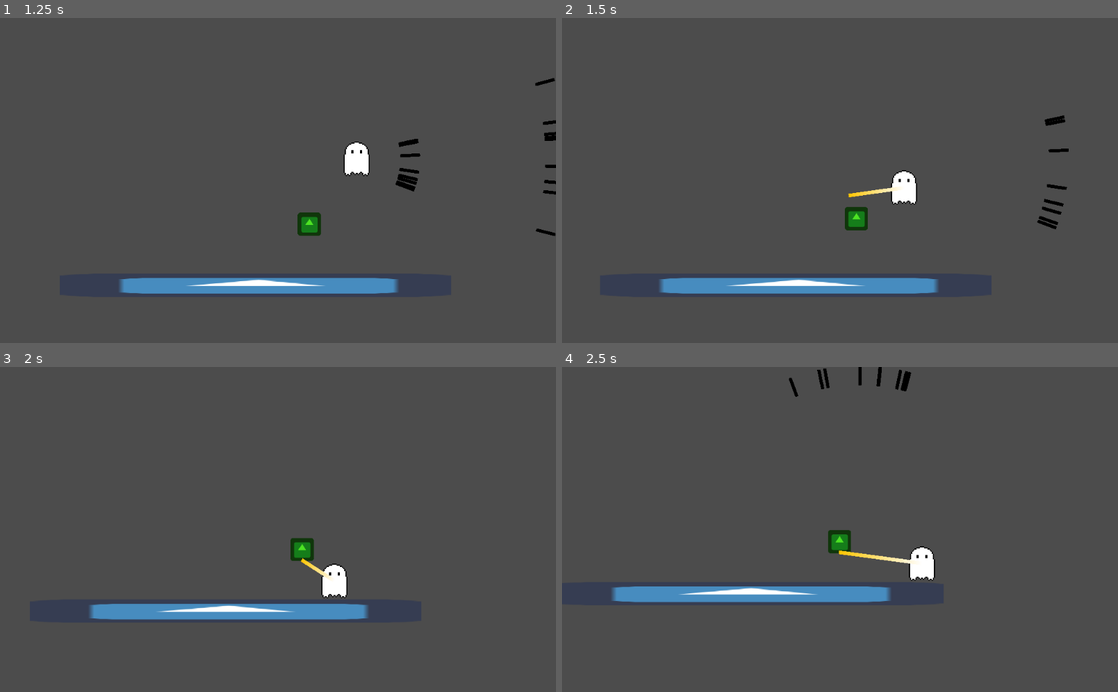
Above: before the commit, frames 1-4 (two rows, left to right).
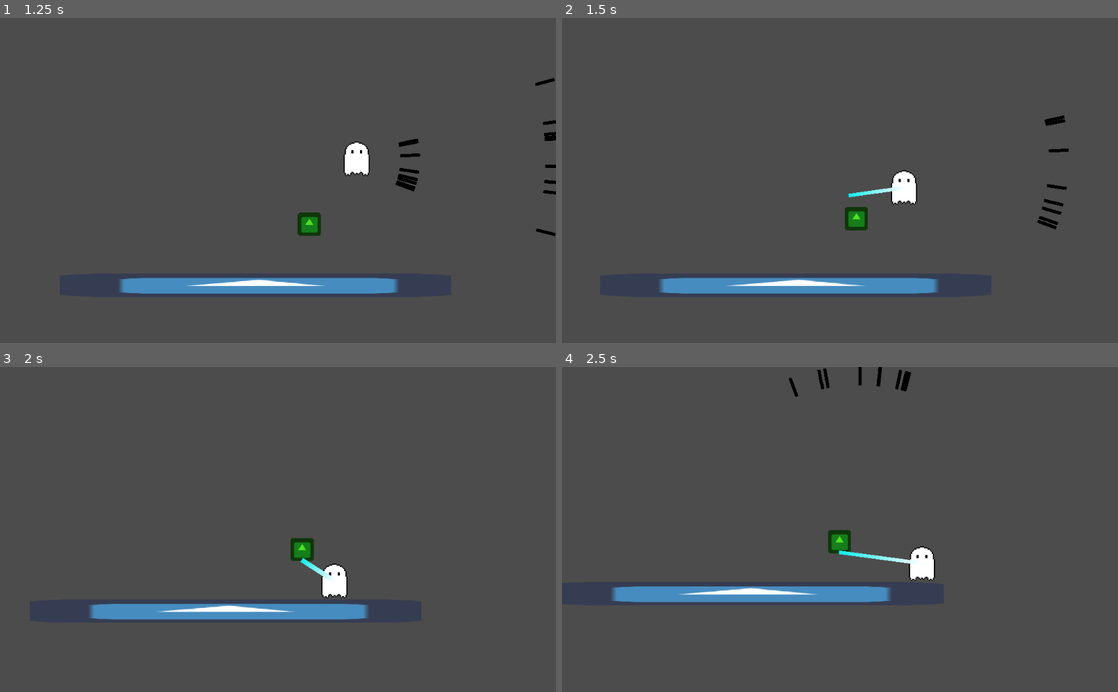
Above: after the commit, the same moments.

Repository: arnette-thomas/gmtk2021
Game: Godot game, scene res://scenes/World1.tscn
Two runs of this game, one before a commit and one after it. Both use one fixed random seed, a clock stepped at 60 frames per second and the inputs below. The engine's default icon, where the game draws it, is replaced by a stand-in: a white triangle on a blue panel in a dark square.
Inputs (mouse positions are in pixels of both pictures, inside the frame that each line leads up to):
- Up to frame 1 (1.25 s): tap Enter (ui_accept) at 0.5, 0.77 s; move the mouse to (400, 164) at 0.52 s; press the mouse at (400, 164) at 0.53 s; hold D (right) from 0.53 s (still down)
- Up to frame 2 (1.5 s): move the mouse to (728, 196) at 1.27 s; release D (right) at 1.28 s; release the mouse at (728, 196) at 1.28 s; hold S (down) from 1.28 s (still down); right-click (728, 196) at 1.35 s
- Up to frame 3 (2 s): keep holding S (down); tap Enter (ui_accept) at 1.52 s
- Up to frame 4 (2.5 s): move the mouse to (895, 458) at 2.02 s; release S (down) at 2.03 s; press the mouse at (895, 458) at 2.03 s; hold D (right) from 2.03 s (still down)

Frame 1 is identical in both runs. In frame 2, 0.1% of the frame differs, in the area x 51-61%, y 51-56%; in frame 3, 0.1%; in frame 4, 0.2%, in the area x 49-64%, y 56-61%.

Commit message:
Improved chain

Diff:
--- a/scenes/Chain.tscn
+++ b/scenes/Chain.tscn
@@ -3,7 +3,7 @@
 [ext_resource path="res://scripts/Chain.gd" type="Script" id=1]
 
 [sub_resource type="Gradient" id=1]
-colors = PoolColorArray( 1, 1, 1, 1, 1, 0.772549, 0, 1 )
+colors = PoolColorArray( 1, 1, 1, 1, 0.0705882, 0.917647, 0.917647, 1 )
 
 [sub_resource type="RectangleShape2D" id=2]
 extents = Vector2( 200.404, 5.62543 )
@@ -43,7 +43,7 @@
 [node name="Line" type="Line2D" parent="."]
 scale = Vector2( 1e-05, 1 )
 points = PoolVector2Array( 0, 0, 400, 0 )
-default_color = Color( 0.47451, 0.243137, 0.0392157, 1 )
+default_color = Color( 0.0313726, 0.85098, 0.960784, 1 )
 gradient = SubResource( 1 )
 
 [node name="CollisionShape2D" type="CollisionShape2D" parent="."]
@@ -69,7 +69,7 @@
 initial_velocity = 150.0
 angle = 30.0
 scale_amount = 3.0
-color = Color( 0.905882, 0.682353, 0.0901961, 1 )
+color = Color( 0.109804, 0.894118, 0.882353, 1 )
 
 [connection signal="body_entered" from="." to="." method="_on_Chain_body_entered"]
 [connection signal="animation_finished" from="AnimationPlayer" to="." method="_on_AnimationPlayer_animation_finished"]
--- a/scripts/Chain.gd
+++ b/scripts/Chain.gd
@@ -14,6 +14,10 @@
 var is_shooting = false
 var hooked_enemy : Enemy = null
 onready var default_line_end = line.points[1]
+onready var default_line_width = line.width
+
+const MIN_WIDTH = 4
+const MAX_WIDTH = 15
 
 # Called when the node enters the scene tree for the first time.
 func _ready():
@@ -27,8 +31,11 @@
 	if hooked_enemy != null:
 		line.points[1] = line.to_local(hooked_enemy.position)
 
+		var line_length = (line.points[1] - line.points[0]).length()
+		line.width = lerp(MAX_WIDTH, MIN_WIDTH, (to_local(hooked_enemy.position) - position).length() / hooked_enemy.max_hook_range)
+
 		# Chain break !
-		if (line.points[1] - line.points[0]).length() > hooked_enemy.max_hook_range:
+		if line_length > hooked_enemy.max_hook_range:
 			break_chain()
 		return
 
@@ -44,16 +51,18 @@
 	yield(coroutine, "completed")
 
 	# particles
-	var line_length = (line.points[1] - line.points[0]).length()
+	var line_vector = line.points[1] - line.points[0]
+	var line_length = line_vector.length()
 	particles.emission_rect_extents.x = line_length / 2.0
-	particles.position.x = line_length / 2.0
-	particles.rotation = Vector2.RIGHT.angle_to(line.points[1])
+	particles.position = line_vector / 2.0
+	particles.rotation = Vector2.RIGHT.angle_to(line_vector)
 	particles.restart()
 
 	hooked_enemy = null
 	line.scale.x = 0
 	coll.scale.x = 0
 	line.points[1] = default_line_end
+	line.width = default_line_width
 
 func _on_AnimationPlayer_animation_finished(anim_name):
 	if anim_name == "shoot":
